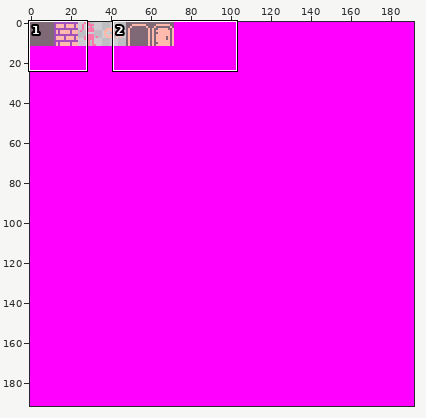
A sprite sheet gets an edit: ChoresOfSPLORR/assets/images/costileset.png. Above, an overview of the earlier version with the close-up marked.
Close-up. First the earlier version:
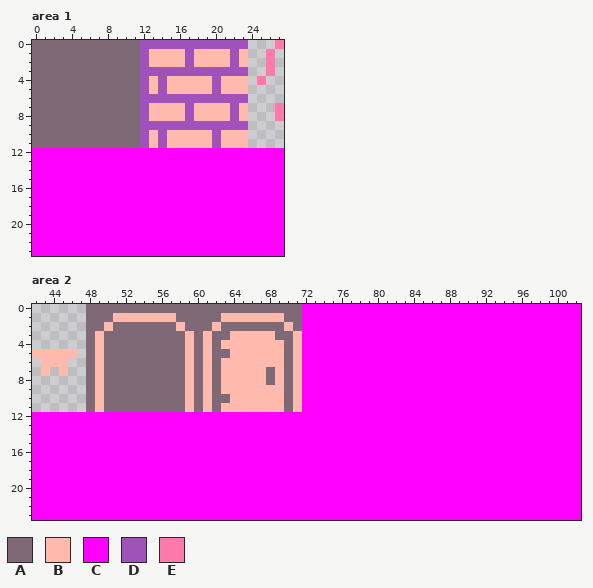
The file is 192x192 pixels. Shown: area 1: x 0..27, y 0..23; area 2: x 42..102, y 0..23.
Palette (. is transparent): A #806976  B #ffb9ad  C #ff00ff  D #a152ba  E #ff7aac
And afterwards:
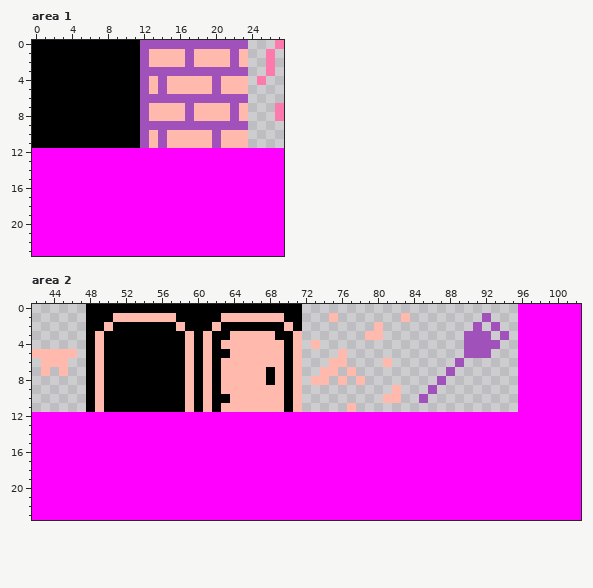
From old to new:
Colour A changes from #806976 to #000000.
Area 2:
The author changed colour C to colour B in row 1 at x 75 and 83; in row 2 at x 80; in row 3 at x 79 to 80; in row 4 at x 73; in row 5 at x 76; in row 6 at x 75 to 76 and 81.
The author changed colour C to colour B in row 7 at x 74 to 75 and 77; in row 8 at x 73 to 74, 76 and 78; in row 9 at x 82; in row 10 at x 81 to 82; in row 11 at x 77.
The author changed colour C to colour D in row 1 at x 92; in row 2 at x 91 and 93; in row 3 at x 90 to 92 and 94; in row 4 at x 90 to 93; in row 5 at x 90 to 92; in row 6 at x 89.
The author changed colour C to colour D in row 7 at x 88; in row 8 at x 87; in row 9 at x 86; in row 10 at x 85.
The edit erases colour C in row 0 at x 72 to 95; in row 1 at x 72 to 74, 76 to 82, 84 to 91 and 93 to 95; in row 2 at x 72 to 79, 81 to 90, 92 and 94 to 95; in row 3 at x 72 to 78, 81 to 89, 93 and 95; in row 4 at x 72, 74 to 89 and 94 to 95; in row 5 at x 72 to 75, 77 to 89 and 93 to 95.
The edit erases colour C in row 6 at x 72 to 74, 77 to 80, 82 to 88 and 90 to 95; in row 7 at x 72 to 73, 76, 78 to 87 and 89 to 95; in row 8 at x 72, 75, 77, 79 to 86 and 88 to 95; in row 9 at x 72 to 81, 83 to 85 and 87 to 95; in row 10 at x 72 to 80, 83 to 84 and 86 to 95; in row 11 at x 72 to 76 and 78 to 95.
Where, in picture pixels (left, top, right, bottom), the same in both close-ups:
changed: (32, 40, 140, 148)
changed: (86, 304, 518, 412)
